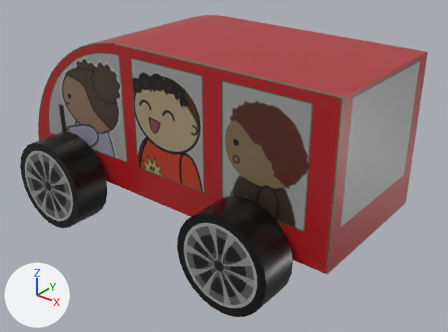
Renders of the glTF model public/html/assets/car.glb from each side of a commit.
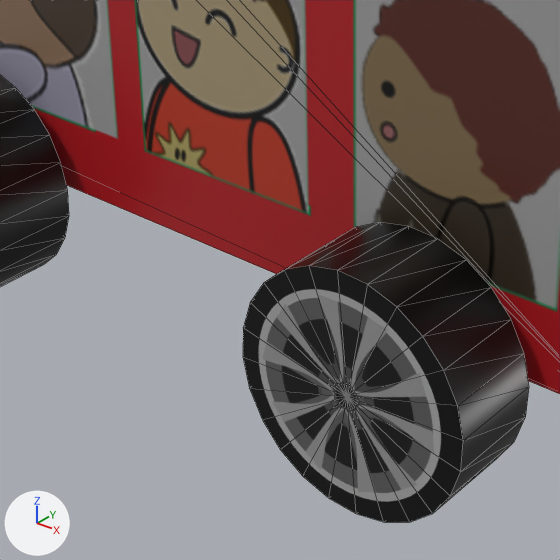
The first picture shows the older version from a camera (50 mm lens) standing at (0.556, -0.697, 0.295) and looking at (0.08, -0.102, -0.074). The close-ups show both versions on the part from 18% to 68% of the width and 32% to 100% of the height of that picture; other places that the commit changed are outside them. Arrows for +X, +Y and +Z are at lower left; the lights stay in place. The close-ups show mesh edges as thin lines. Where no turn or scale is listed for an object, it has been applied to the vertices.

In view in the first close-up: 'car', 'wheelLB', 'wheelLF'.
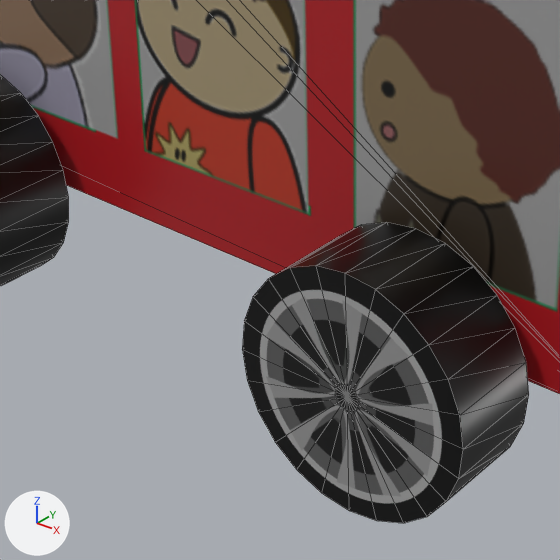
Diff of the bpy script that builds the scene:
```diff
--- a/public/html/assets/car.glb.py
+++ b/public/html/assets/car.glb.py
@@ ob_wheellb @@
 ob_wheellb.location = (-0.2, -0.1, -0.235)
-ob_wheellb.rotation_euler = (0.0, 0.0, -2.438)  # degrees (0, 0, -140)
+ob_wheellb.rotation_euler = (0.0, 0.0, 2.865)  # degrees (0, 0, 164)
@@ ob_wheellf @@
 ob_wheellf.location = (0.1, -0.1, -0.235)
-ob_wheellf.rotation_euler = (0.0, 0.0, -2.438)  # degrees (0, 0, -140)
+ob_wheellf.rotation_euler = (0.0, 0.0, 2.865)  # degrees (0, 0, 164)
```

Location of each change, (x1, y1, x2, y2) in pixels of the close-ups (560 x 560 px):
'wheelLB', turned
    before: (243, 222, 529, 522)
    after: (242, 222, 529, 523)
'wheelLF', turned
    before: (0, 76, 69, 287)
    after: (0, 75, 69, 286)
